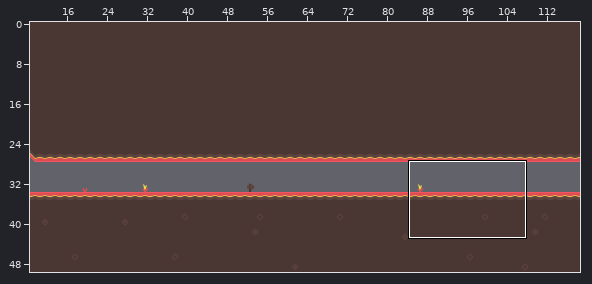
Level history. Tiled map: android/assets/playArea/tiledMap/area1/Area1Level9.tmx. The picture above shows the old version from afar; the outline marks the close-up.
Close-up. Before the commit:
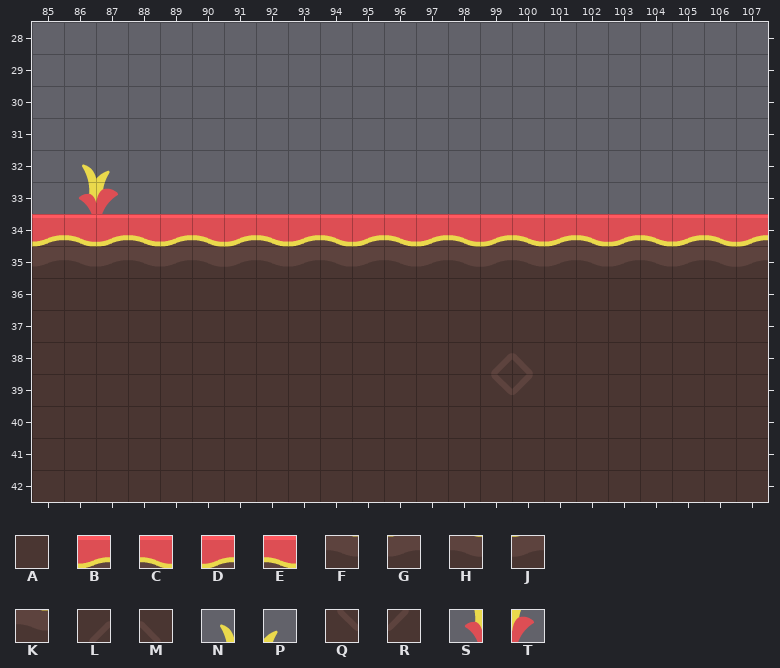
Cells are 32x32 px. Shown: x 85..107, y 28..42. The commit also changed other parts of the map, which this record leaves out.
Key: from "tilesheet_complete": A 0, B 3, C 4, D 5, E 6, F 46, G 47, H 48, J 49, K 52, L 88, M 89, N 110, P 111, Q 132, R 133, S 154, T 155.
_ is an empty cell.
Layer "Tile Layer 1" before, first column x 85:
28 _______________________
29 _______________________
30 _______________________
31 _______________________
32 _NP____________________
33 _ST____________________
34 BCDEBCDEBCDEBCDEBCDEBCD
35 GKGFGHJFGKGFGHJFGKGFGHJ
36 AAAAAAAAAAAAAAAAAAAAAAA
37 AAAAAAAAAAAAAAAAAAAAAAA
38 AAAAAAAAAAAAAALMAAAAAAA
39 AAAAAAAAAAAAAAQRAAAAAAA
40 AAAAAAAAAAAAAAAAAAAAAAA
41 AAAAAAAAAAAAAAAAAAAAAAA
42 AAAAAAAAAAAAAAAAAAAAAAA
The result:
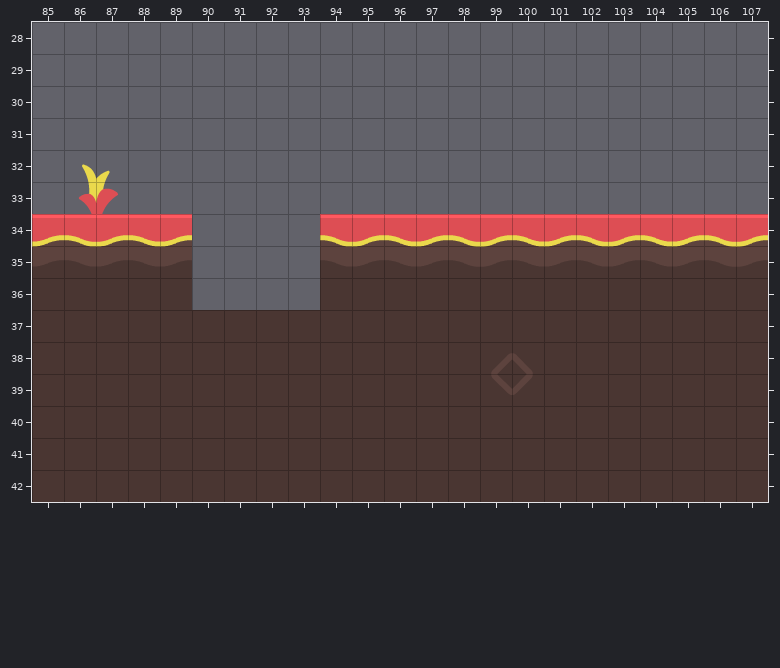
The edit:
{"where": "layer \"Tile Layer 1\""}
{"y":34,"x":90,"old":"CDEB","new":"____"}
{"y":35,"x":90,"old":"HJFG","new":"____"}
{"y":36,"x":90,"old":"AAAA","new":"____"}
